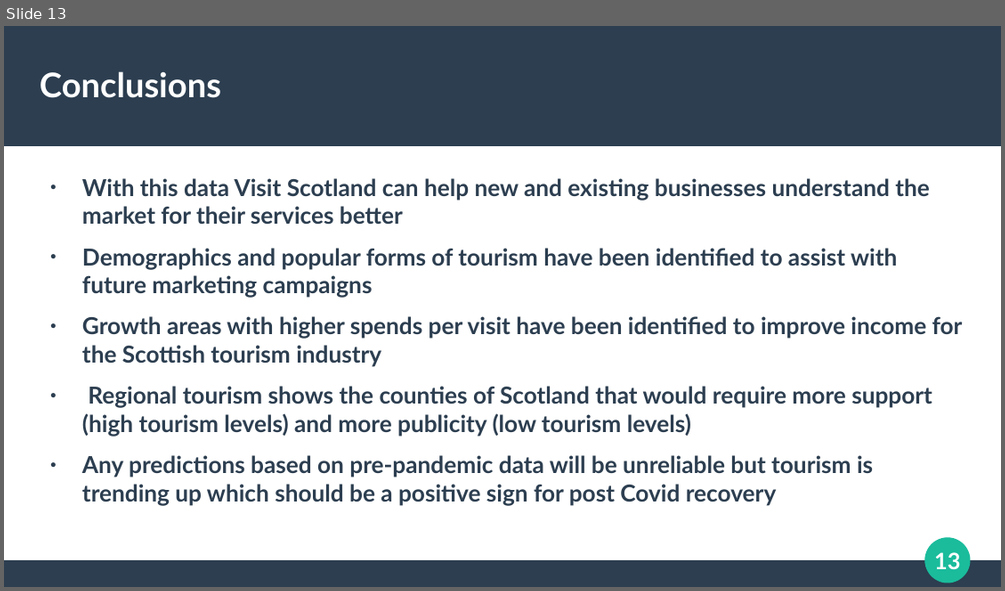
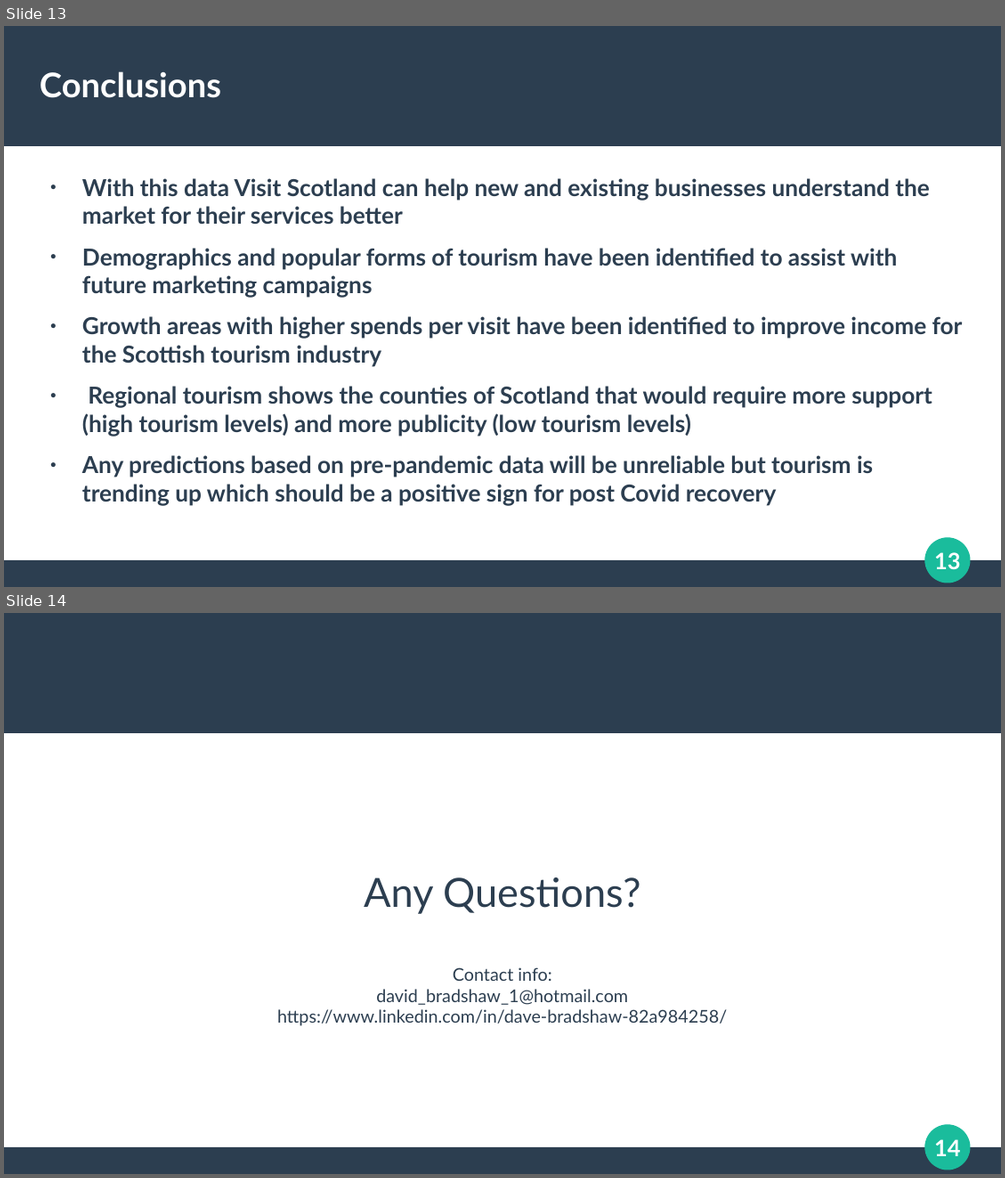
Before and after one commit to DavBradshaw/Portfolio, a slide deck: Visit Scotland/Presentation V2.odp. Shown one above the other, each under a label of ours: slide 13 before the commit, slides 13 and 14 after it. The pictures are 1005x591 and 1005x1178 pixels, drawn with LibreOffice and Linux fonts; fonts in the diff are those of the drawing. Boxes give left, top, right and bottom in pixels: in the first picture for what was removed or moved away, otherwise in the second. Text is boxed around its words. In the diff, an @@ line names an element or a change of style, - is before the commit and + after.

```diff
--- a/Visit Scotland/Presentation V2.odp
+++ b/Visit Scotland/Presentation V2.odp
@@ slide 14 added at box(4, 613, 1001, 1174), background #FFFFFF; not listed: 4 template elements that a slide beside it also shows @@
@@ subtitle added at box(277, 877, 727, 1026), 14 pt, text #2C3E50 @@
+Any Questions?
+Contact info:
+david_bradshaw_1@hotmail.com
+https://www.linkedin.com/in/dave-bradshaw-82a984258/
```
Also in this commit, not shown: 2 slides changed, 5 other files.
